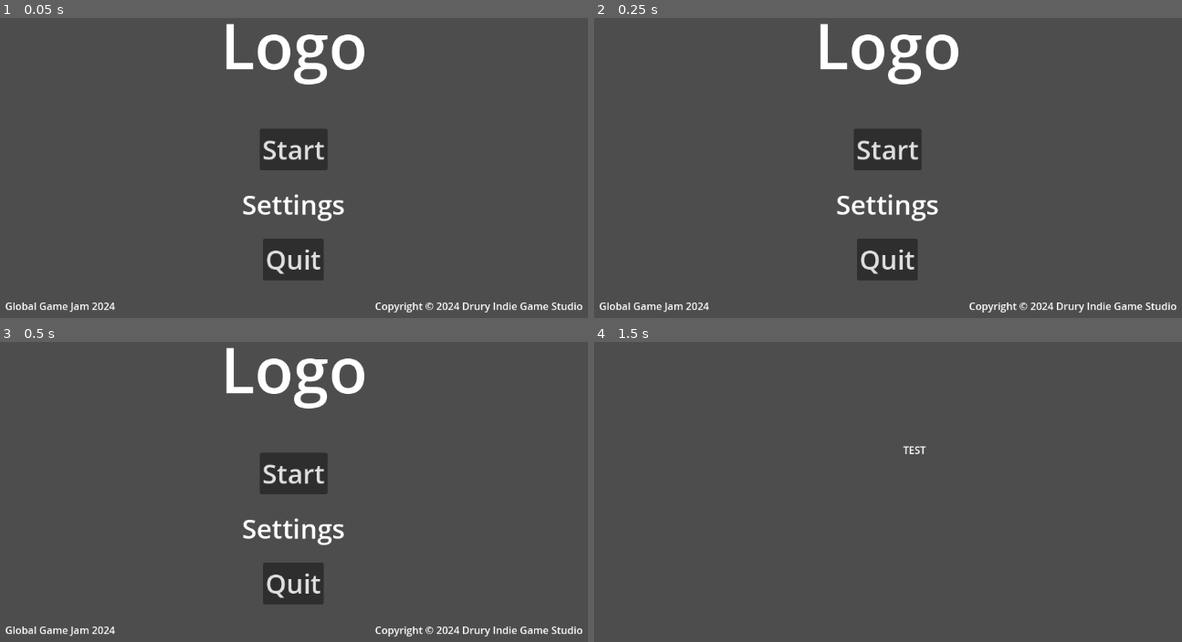
Above: before the commit, frames 1-4 (two rows, left to right).
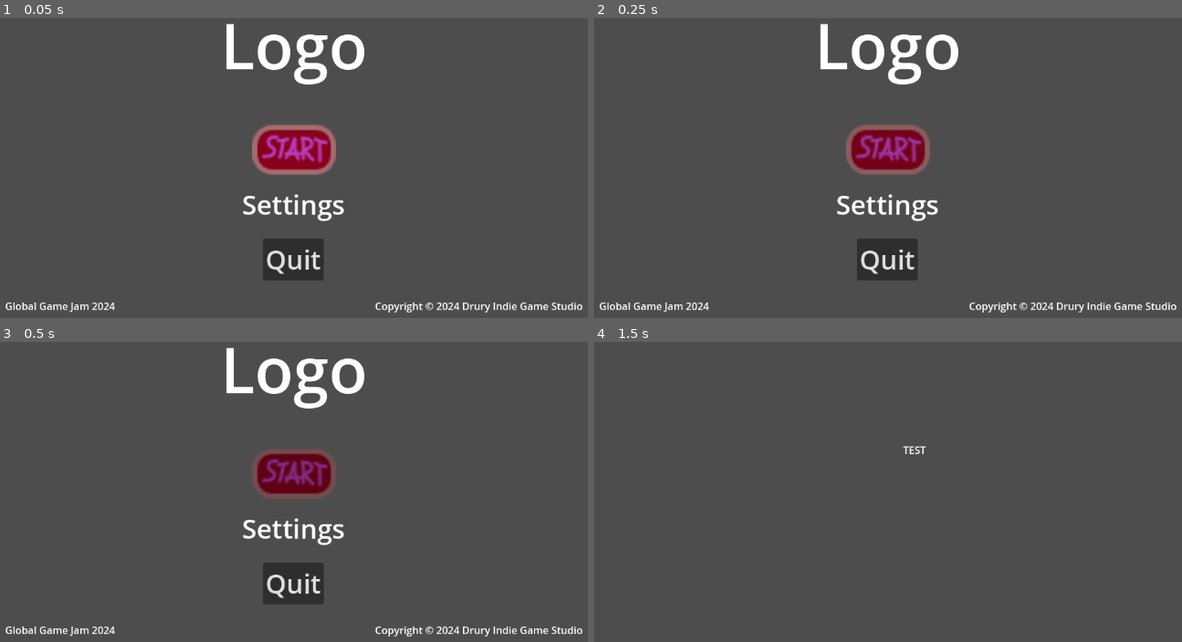
Above: after the commit, the same moments.

Repository: Drury-Indie-Game-Studio/GGJ2024
Game: Godot game, scene res://Scenes/MainMenu.tscn
Two runs of this game, one before a commit and one after it. Both use one fixed random seed, a clock stepped at 60 frames per second and the inputs below.
Inputs:
- Up to frame 1 (0.05 s): no input
- Up to frame 2 (0.25 s): no input
- Up to frame 3 (0.5 s): no input
- Up to frame 4 (1.5 s): click "Start" at 0.5 s; tap Enter at 1.25 s

The runs differ from the first frame. In frame 1, 2.2% of the frame differs, in the area x 42-58%, y 35-53%; in frame 2, 2.2%; in frame 3, 2.1%; in frame 4, nothing differs.

Commit message:
Animated Start Button

Diff:
--- a/Assets/Scripts/StartButton.gd
+++ b/Assets/Scripts/StartButton.gd
@@ -1,5 +1,8 @@
 extends Button
 
+# Called when the node enters the scene tree for the first time.
+func _ready():
+	get_node("AnimatedSprite2D").play("Idle")
 # Import necessary module
 # If this is not at the beginning of your script
 # it can cause issues, so ensure it's at the top.
@@ -11,11 +14,6 @@
 	# Change scene
 	get_tree().change_scene_to_file(scene_path)
 
-# Called when the node enters the scene tree for the first time.
-func _ready():
-	pass # Replace with function body.
-
-
 # Called every frame. 'delta' is the elapsed time since the previous frame.
 func _process(_delta):
 	pass
--- a/Scenes/MainMenu.tscn
+++ b/Scenes/MainMenu.tscn
@@ -1,6 +1,46 @@
-[gd_scene load_steps=2 format=3 uid="uid://bw14epdojylv3"]
+[gd_scene load_steps=11 format=3 uid="uid://bw14epdojylv3"]
 
 [ext_resource type="Script" path="res://Assets/Scripts/StartButton.gd" id="1_lndyy"]
+[ext_resource type="Texture2D" uid="uid://cnlnojewacvb1" path="res://Assets/Sprites/Start_01.png" id="2_gqp1m"]
+[ext_resource type="Texture2D" uid="uid://c8sp27ei2tull" path="res://Assets/Sprites/Start_02.png" id="3_urk6g"]
+[ext_resource type="Texture2D" uid="uid://b1hc2h3rbw3n" path="res://Assets/Sprites/Start_03.png" id="4_bx0yi"]
+[ext_resource type="Texture2D" uid="uid://chyb2keyqov7i" path="res://Assets/Sprites/Start_04.png" id="5_ur14n"]
+[ext_resource type="Texture2D" uid="uid://2qrmcnxls6b2" path="res://Assets/Sprites/Start_05.png" id="6_q0veq"]
+[ext_resource type="Texture2D" uid="uid://ddue0q448njhc" path="res://Assets/Sprites/Start_06.png" id="7_0fcf2"]
+[ext_resource type="Texture2D" uid="uid://d4baxq6xk8le4" path="res://Assets/Sprites/Start_07.png" id="8_730sm"]
+[ext_resource type="Texture2D" uid="uid://df5m4f4oxrflq" path="res://Assets/Sprites/Start_08.png" id="9_wu50f"]
+
+[sub_resource type="SpriteFrames" id="SpriteFrames_v65os"]
+animations = [{
+"frames": [{
+"duration": 1.0,
+"texture": ExtResource("2_gqp1m")
+}, {
+"duration": 1.0,
+"texture": ExtResource("3_urk6g")
+}, {
+"duration": 1.0,
+"texture": ExtResource("4_bx0yi")
+}, {
+"duration": 1.0,
+"texture": ExtResource("5_ur14n")
+}, {
+"duration": 1.0,
+"texture": ExtResource("6_q0veq")
+}, {
+"duration": 1.0,
+"texture": ExtResource("7_0fcf2")
+}, {
+"duration": 1.0,
+"texture": ExtResource("8_730sm")
+}, {
+"duration": 1.0,
+"texture": ExtResource("9_wu50f")
+}],
+"loop": true,
+"name": &"Idle",
+"speed": 5.0
+}]
 
 [node name="MarginContainer" type="MarginContainer"]
 anchors_preset = 15
@@ -42,6 +82,12 @@
 text = "Start"
 script = ExtResource("1_lndyy")
 
+[node name="AnimatedSprite2D" type="AnimatedSprite2D" parent="VBoxContainer - Main/VBoxContainer - Buttons/Start"]
+position = Vector2(54.25, 32)
+scale = Vector2(2.63, 2.7125)
+sprite_frames = SubResource("SpriteFrames_v65os")
+animation = &"Idle"
+
 [node name="Settings" type="Label" parent="VBoxContainer - Main/VBoxContainer - Buttons"]
 layout_mode = 2
 size_flags_horizontal = 4
Not shown, added: Assets/Sound/SFX/jingle.wav.import
Not shown, added: Assets/Sound/SFX/liquid1.wav.import
Not shown, added: Assets/Sound/SFX/liquid2.wav.import
Not shown, added: Assets/Sound/SFX/timer.wav.import
Binary file added: Assets/Sprites/Start_01.png
Not shown, added: Assets/Sprites/Start_01.png.import
Binary file added: Assets/Sprites/Start_02.png
Not shown, added: Assets/Sprites/Start_02.png.import
Binary file added: Assets/Sprites/Start_03.png
Not shown, added: Assets/Sprites/Start_03.png.import
Binary file added: Assets/Sprites/Start_04.png
Not shown, added: Assets/Sprites/Start_04.png.import
(and 8 more such lines)
